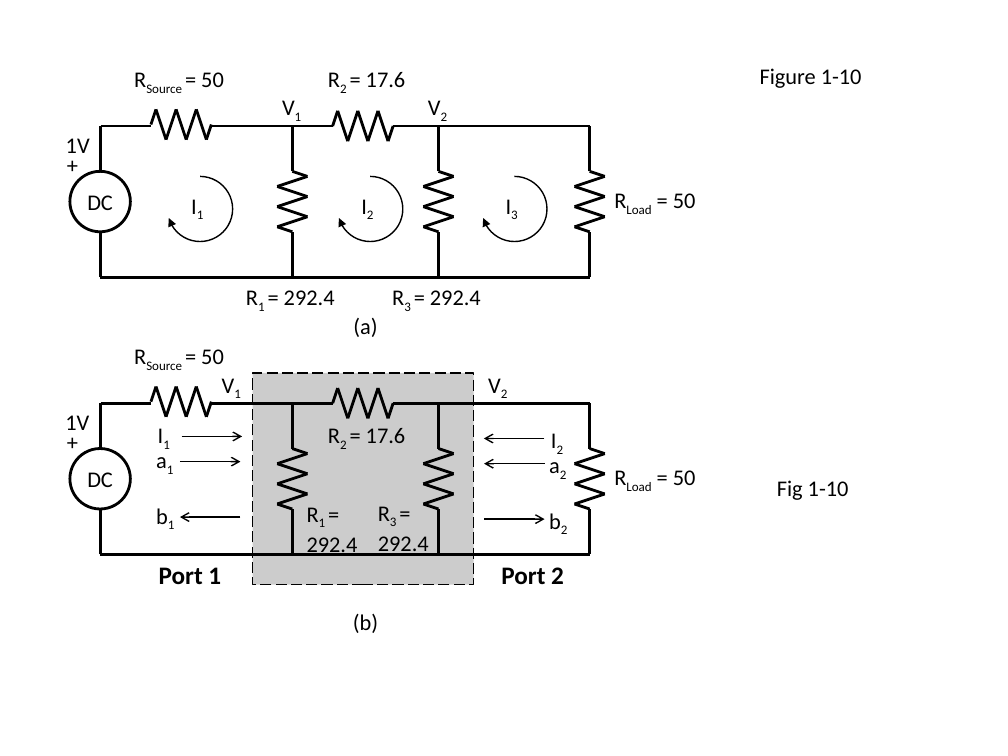
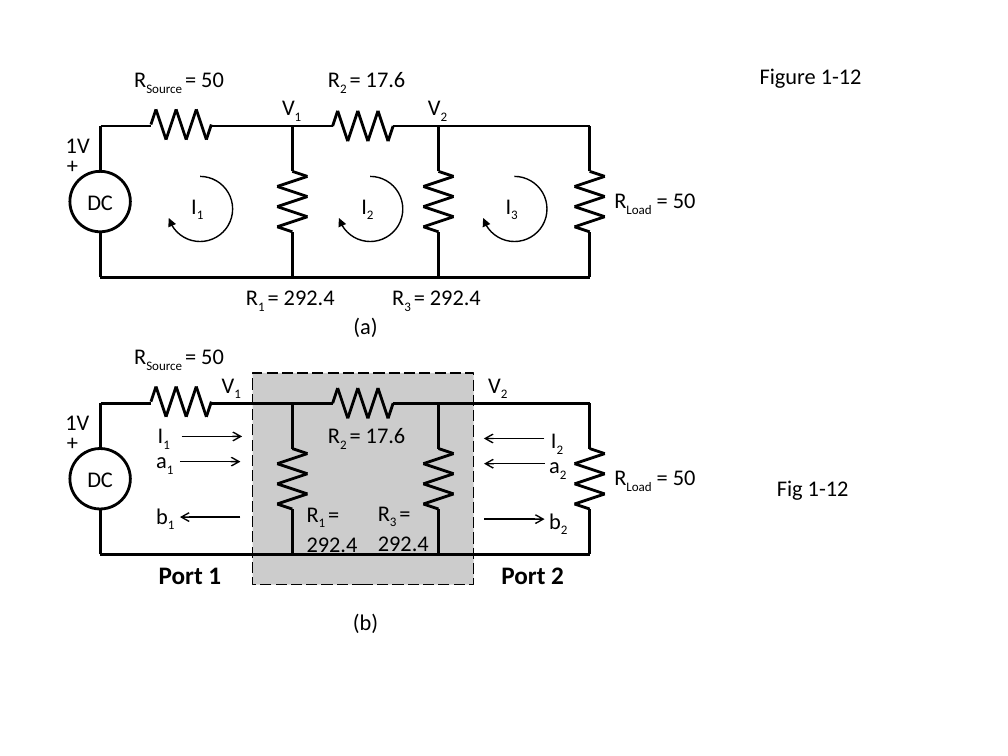
Before and after one commit to JerryWiltz/nP, a slide deck: slide 16 of RFBook/RFbookFigures/RFbookFigures.pptm (slide 8 before the commit). Drawn at 1008x756 pixels with LibreOffice and Linux fonts; fonts in the diff are those of the drawing. Boxes give left, top, right and bottom in pixels: in the first picture for what was removed or moved away, otherwise in the second. Text is boxed around its words. In the diff, an @@ line names an element or a change of style, - is before the commit and + after.

```diff
--- a/RFBook/RFbookFigures/RFbookFigures.pptm
+++ b/RFBook/RFbookFigures/RFbookFigures.pptm
@@ title at [760, 68, 862, 88]: text changed @@
-Figure 1-10
+Figure 1-12
@@ text at [777, 480, 849, 500]: text changed @@
-Fig 1-10
+Fig 1-12
```
Also in this commit, not shown: 8 other slides changed, 6 slides added, 49 other files.
